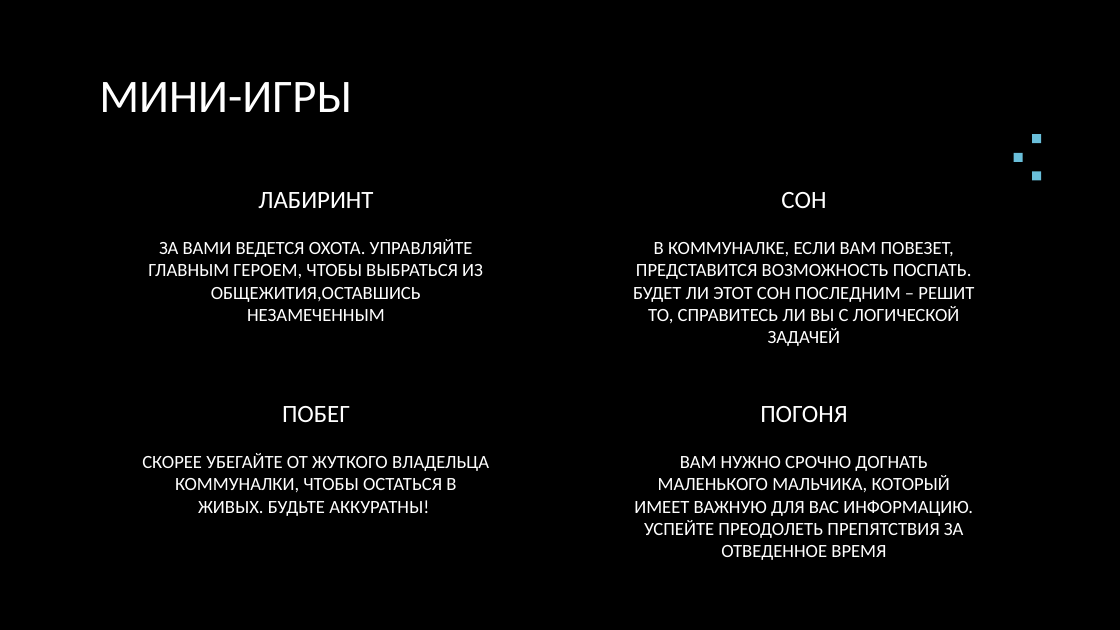
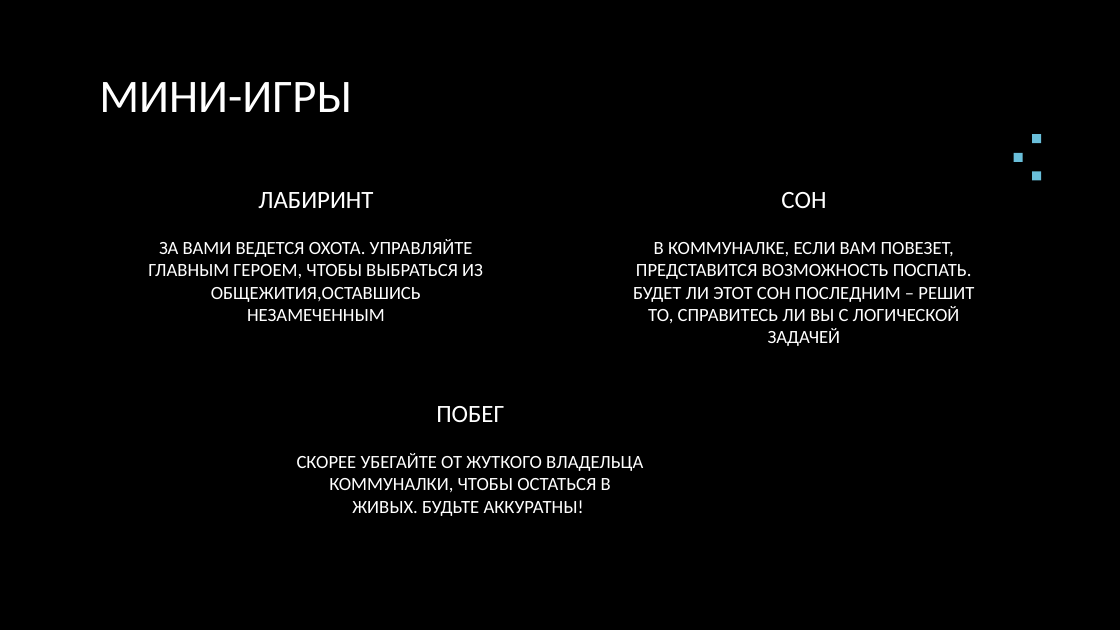
Before and after one commit to pryfmse/pygame_project, a slide deck: slide 4 of презентация_pygame.pptx. Drawn at 1120x630 pixels with LibreOffice and Linux fonts; fonts in the diff are those of the drawing; background and template pictures are left out. Boxes give left, top, right and bottom in pixels: in the first picture for what was removed or moved away, otherwise in the second. Text is boxed around its words. In the diff, an @@ line names an element or a change of style, - is before the commit and + after.

```diff
--- a/презентация_pygame.pptx
+++ b/презентация_pygame.pptx
@@ subtitle "ПОБЕГ": place and size @@
-subtitle "ПОБЕГ" at [282, 406, 350, 422]
+subtitle "ПОБЕГ" at [436, 406, 504, 422]
@@ subtitle removed at [760, 406, 847, 422] @@
-ПОГОНЯ
@@ subtitle "СКОРЕЕ УБЕГАЙТЕ ОТ ЖУТКОГО ВЛАДЕЛЬЦА ...": place and size @@
-subtitle "СКОРЕЕ УБЕГАЙТЕ ОТ ЖУТКОГО ВЛАДЕЛЬЦА ..." at [142, 453, 489, 516]
+subtitle "СКОРЕЕ УБЕГАЙТЕ ОТ ЖУТКОГО ВЛАДЕЛЬЦА ..." at [297, 453, 643, 516]
@@ subtitle removed at [634, 456, 973, 560] @@
-ВАМ НУЖНО СРОЧНО ДОГНАТЬ МАЛЕНЬКОГО МАЛЬЧИКА, КОТОРЫЙ ИМЕЕТ ВАЖНУЮ ДЛЯ ВАС ИНФОРМАЦИЮ. УСПЕЙТЕ ПРЕОДОЛЕТЬ ПРЕПЯТСТВИЯ ЗА ОТВЕДЕННОЕ ВРЕМЯ
```
Also in this commit, not shown: 1 other slide changed, 36 other files.
